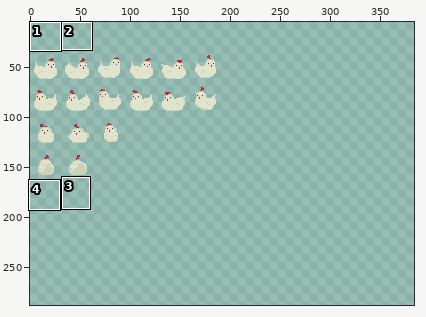
A sprite sheet gets an edit: img/chicken2.png. The first picture is a wide view before the edit; the outline marks the close-up.
Close-up. Before the commit:
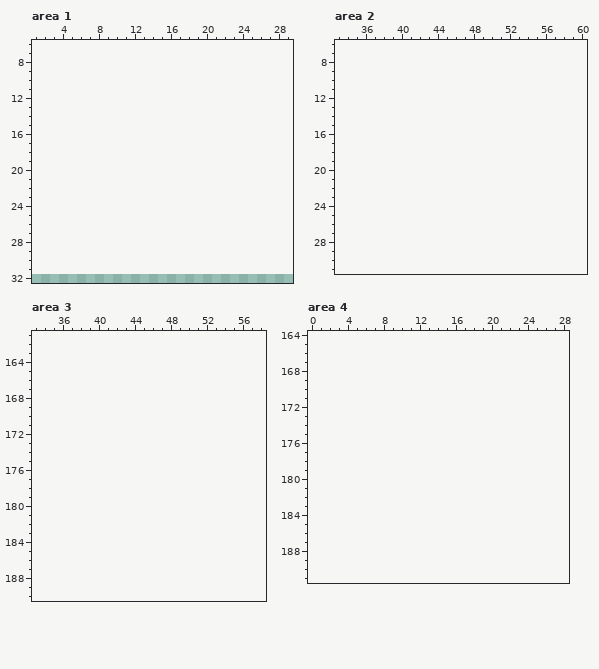
The file is 192x128 pixels. Shown: area 1: x 1..29, y 6..32; area 2: x 33..60, y 6..31; area 3: x 33..58, y 161..190; area 4: x 0..28, y 164..191. The old version is drawn lined up with the new one, on the new canvas. The wide view leaves out empty margins. The commit also changed other parts of the picture, which this record leaves out.
Palette (. is transparent): 
After the commit:
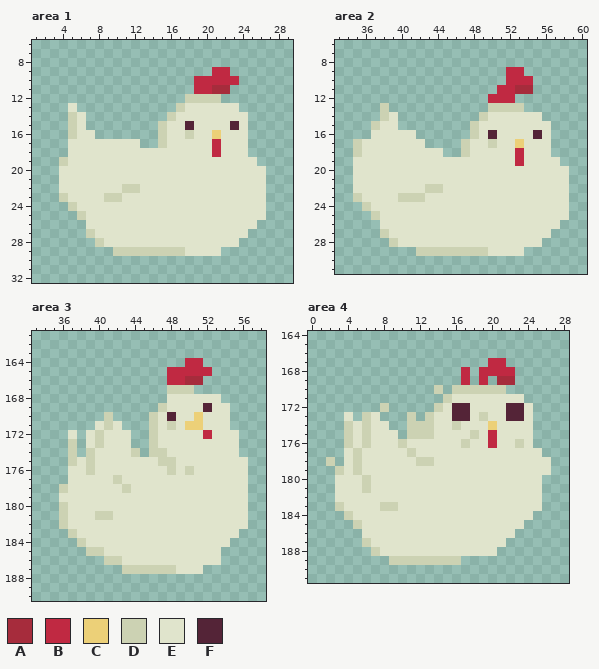
Colours new in this view: A #a62c3c  B #c02942  C #ecd078  D #ccd2b3  E #e0e4cc  F #542437
Difference:
canvas 192x128 -> 384x288, the old top-left corner now at 0,32
Changed rows in their new state; - is an unchanged pixel.
Area 1:
first column x 4:
 9 -----------------BB----
10 ---------------BBBBB---
11 ---------------BBAA----
12 --------------DDDD-----
13 -E-----------DEEEEEE---
14 -DE---------DEEEEEEEE--
15 -DE--------DEEFEEEEFE--
16 -DEE-------DEEDEECEEE--
17 -EEEEEEEE--DEEEEEBEEE--
18 -EEEEEEEEEEEEEEEEBEEE--
19 DEEEEEEEEEEEEEEEEEEEEE-
20 EEEEEEEEEEEEEEEEEEEEEEE
21 EEEEEEEEEEEEEEEEEEEEEEE
22 EEEEEEEDDEEEEEEEEEEEEEE
23 DEEEEDDEEEEEEEEEEEEEEEE
24 -DEEEEEEEEEEEEEEEEEEEEE
25 --DEEEEEEEEEEEEEEEEEEEE
26 ---EEEEEEEEEEEEEEEEEEE-
27 ---DEEEEEEEEEEEEEEEEE--
28 ----DEEEEEEEEEEEEEEE---
29 ------DDDDDDDDEEEE-----
Area 2:
first column x 35:
 9 -----------------BB-----
10 -----------------BBB----
11 ----------------BBAA----
12 ---------------BBB------
13 ---D-----------DDDD-----
14 ---DE---------DEEEEEE---
15 --DEE--------DEEEEEEEE--
16 --EEEEE------DEFEEEEFE--
17 DEEEEEEE----DEEDEECEEE--
18 DEEEEEEEEE--DEEEEEBEEE--
19 EEEEEEEEEEEEEEEEEEBEEEE-
20 EEEEEEEEEEEEEEEEEEEEEEEE
21 EEEEEEEEEEEEEEEEEEEEEEEE
22 EEEEEEEEDDEEEEEEEEEEEEEE
23 DEEEEDDDEEEEEEEEEEEEEEEE
24 -DEEEEEEEEEEEEEEEEEEEEEE
25 --DEEEEEEEEEEEEEEEEEEEEE
26 ---EEEEEEEEEEEEEEEEEEEE-
27 ---DEEEEEEEEEEEEEEEEEE--
28 ----DEEEEEEEEEEEEEEEE---
29 -------DDDDDDDDEEEE-----
Area 3:
first column x 36:
164 --------------BB-----
165 ------------BBBBB----
166 ------------BBAA-----
167 ------------DDD------
168 ------------EEEEEE---
169 -----------DEEEEFEE--
170 -----D----DEFEECEEE--
171 ----EDE---DEDECCEEE--
172 -E-EDEEE--DEEEEEBEEE-
173 -D-EDEEE--DEEEEEEEEE-
174 -D-DEEEED-DDEEEEEEEE-
175 -DEDEEEEEEEDDEEEEEEEE
176 -EEDEEEEEEEEDEDEEEEEE
177 -EEEEEDEEEEEEEEEEEEEE
178 DEEEEEEDEEEEEEEEEEEEE
179 EEEEEEEEEEEEEEEEEEEEE
180 DEEEEEEEEEEEEEEEEEEEE
181 DEEEDDEEEEEEEEEEEEEEE
182 DEEEEEEEEEEEEEEEEEEEE
183 -DEEEEEEEEEEEEEEEEEE-
184 --DEEEEEEEEEEEEEEEE--
185 ---DDEEEEEEEEEEEEE---
186 -----DDEEEEEEEEEEE---
187 -------DDDDDDEEE-----
Area 4:
first column x 2:
167 ------------------BB-----
168 ---------------B-BBBB----
169 ---------------B-B-AA----
170 ------------D-DDDDDD-----
171 -------------DEEEEEEEE---
172 ------D-----DEFFEEEEFFE--
173 --E-DE---D-DEEFFEDEEFFE--
174 --DEDEE--DDDEEDEEECEEEE--
175 --DEDEEE-DDDEEEEDEBEEEE--
176 --DEDEEEDEEEEEEDEEBEEDE--
177 --EDEEEEEDEEEEEEEEEEEEEE-
178 D-EDEEEEEEDDEEEEEEEEEEEEE
179 -DEDEEEEEEEEEEEEEEEEEEEEE
180 -EEEDEEEEEEEEEEEEEEEEEEE-
181 -EEEDEEEEEEEEEEEEEEEEEEE-
182 -EEEEEEEEEEEEEEEEEEEEEEE-
183 -DEEEEDDEEEEEEEEEEEEEEEE-
184 --DEEEEEEEEEEEEEEEEEEEE--
185 ---DEEEEEEEEEEEEEEEEEE---
186 ----EEEEEEEEEEEEEEEEE----
187 ----DEEEEEEEEEEEEEEE-----
188 -----DEEEEEEEEEEEEE------
189 -------DDDDDDDD----------
Pixel boxes of the changes (left, top, right, bottom) in both close-ups:
added: (59, 67, 266, 256)
added: (353, 67, 569, 256)
added: (59, 358, 248, 574)
added: (326, 358, 551, 565)
